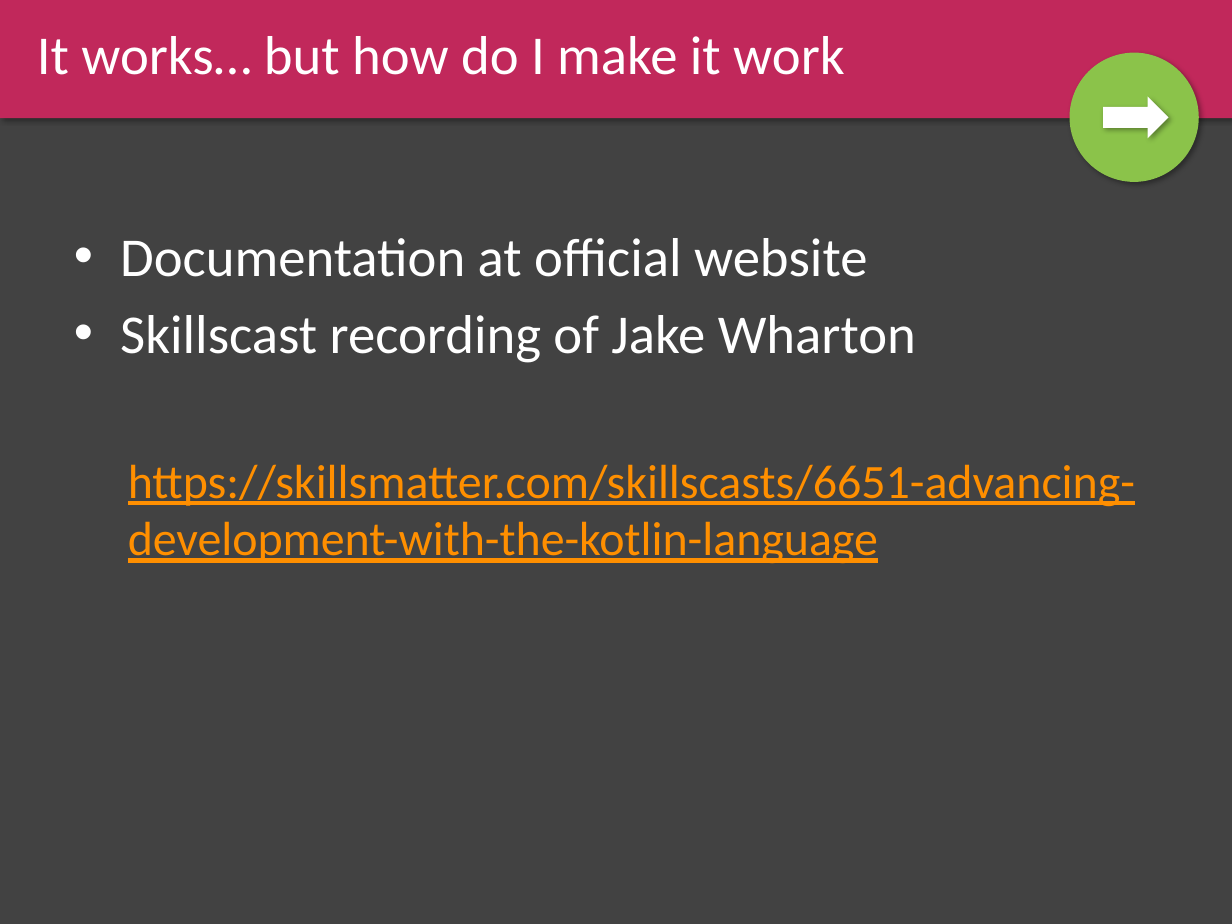
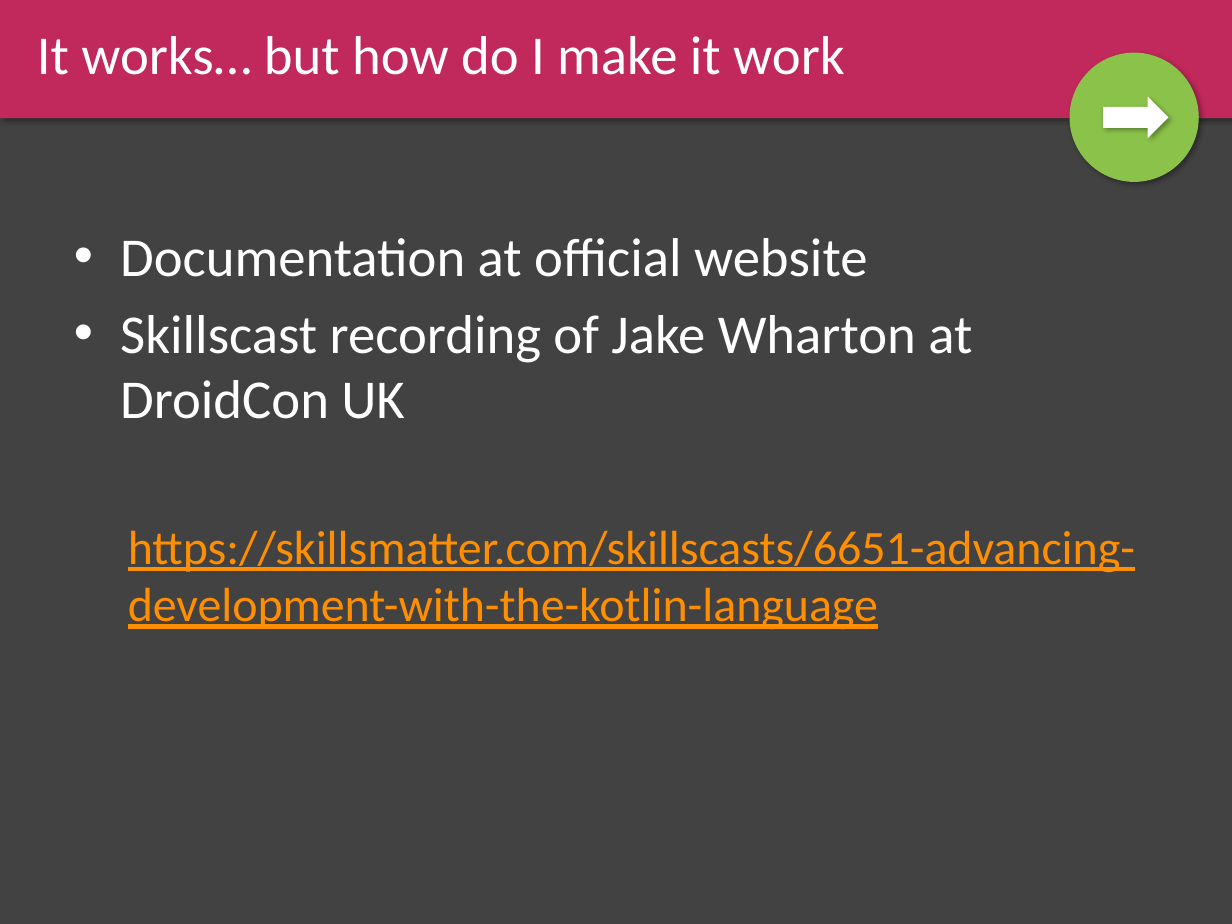
Before and after one commit to Endran/KotlinExample, a slide deck: slide 18 of Kotlin.pptx (slide 15 before the commit). Drawn at 1232x924 pixels with LibreOffice and Linux fonts; fonts in the diff are those of the drawing. Boxes give left, top, right and bottom in pixels: in the first picture for what was removed or moved away, otherwise in the second. Text is boxed around its words. In the diff, an @@ line names an element or a change of style, - is before the commit and + after.

```diff
--- a/Kotlin.pptx
+++ b/Kotlin.pptx
@@ text at box(120, 315, 972, 419): text changed @@
-• Skillscast recording of Jake Wharton
+• Skillscast recording of Jake Wharton at DroidCon UK
```
Also in this commit, not shown: 3 other slides changed, 4 slides added.
